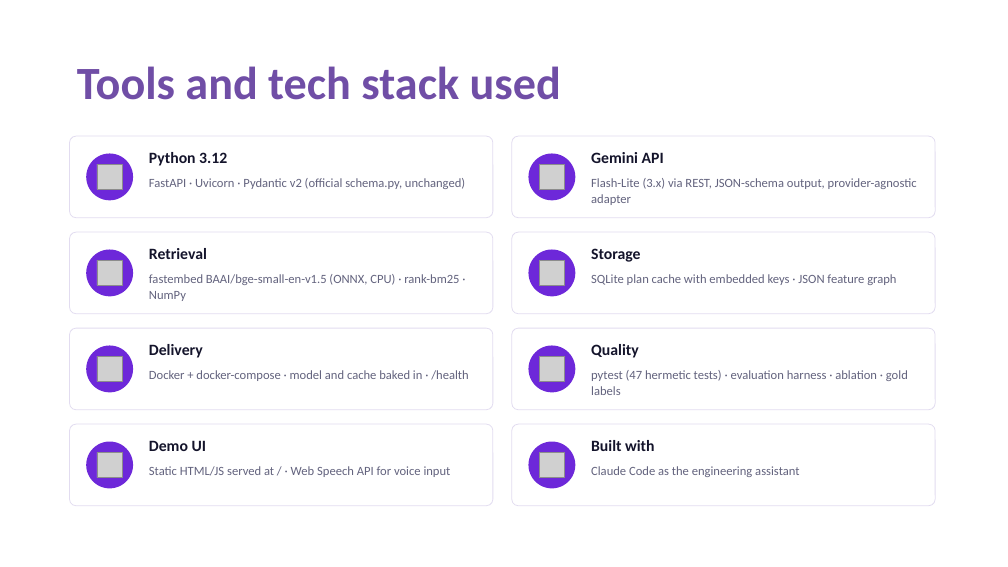
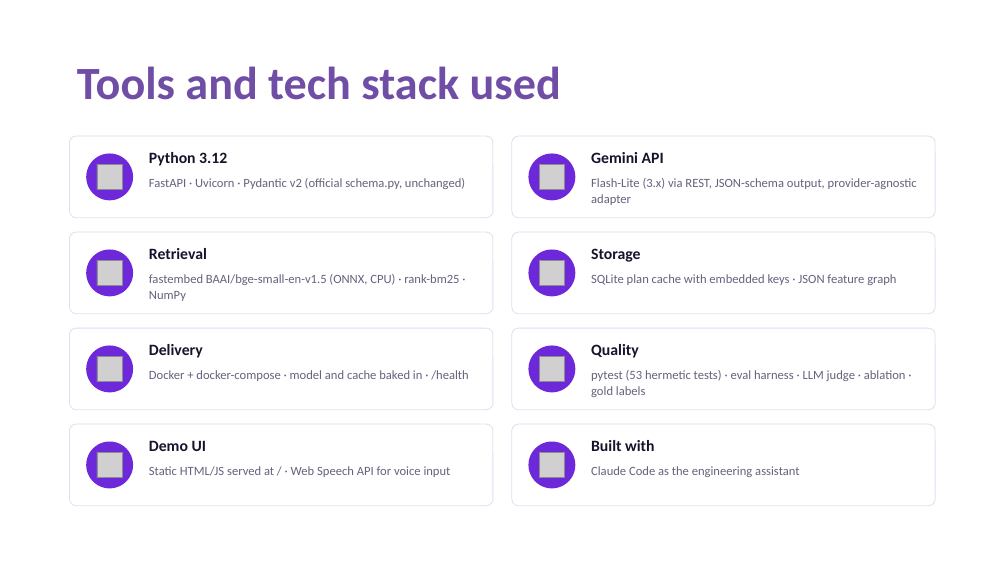
Before and after one commit to AbhishekVerma295/SRMIST_QueueQueueing_PRISM_Theme02, a slide deck: slide 6 of docs/SRMIST_QueueQueueing.pptx. Drawn at 1008x567 pixels with LibreOffice and Linux fonts; fonts in the diff are those of the drawing; grey boxes stand for pictures. Boxes give left, top, right and bottom in pixels: in the first picture for what was removed or moved away, otherwise in the second. Text is boxed around its words. In the diff, an @@ line names an element or a change of style, - is before the commit and + after.

Commit message:
Tier 1+2 update: cache specificity, bug fixes, LLM judge, full-LLM ablation, final held-out sets, refreshed docs

```diff
--- a/docs/SRMIST_QueueQueueing.pptx
+++ b/docs/SRMIST_QueueQueueing.pptx
@@ text at [591, 370, 906, 397]: text changed @@
-pytest (47 hermetic tests) · evaluation harness · ablation · gold labels
+pytest (53 hermetic tests) · eval harness · LLM judge · ablation · gold labels
```
Also in this commit, not shown: 2 other slides changed, 33 other files.
